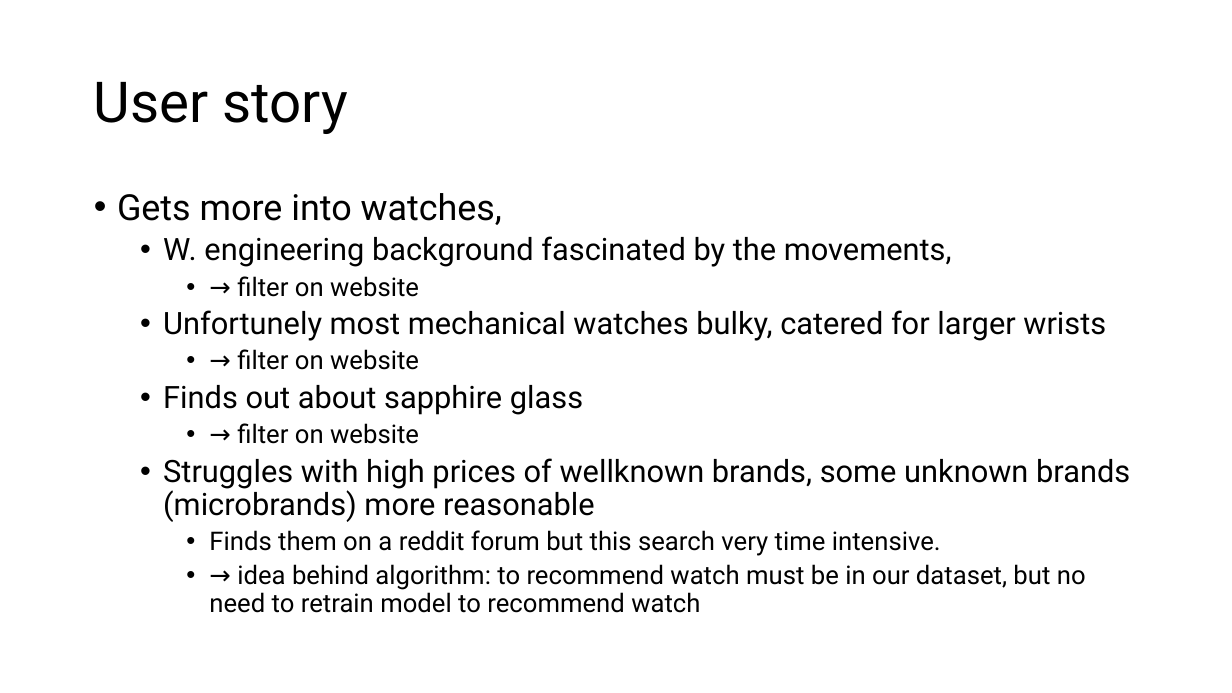
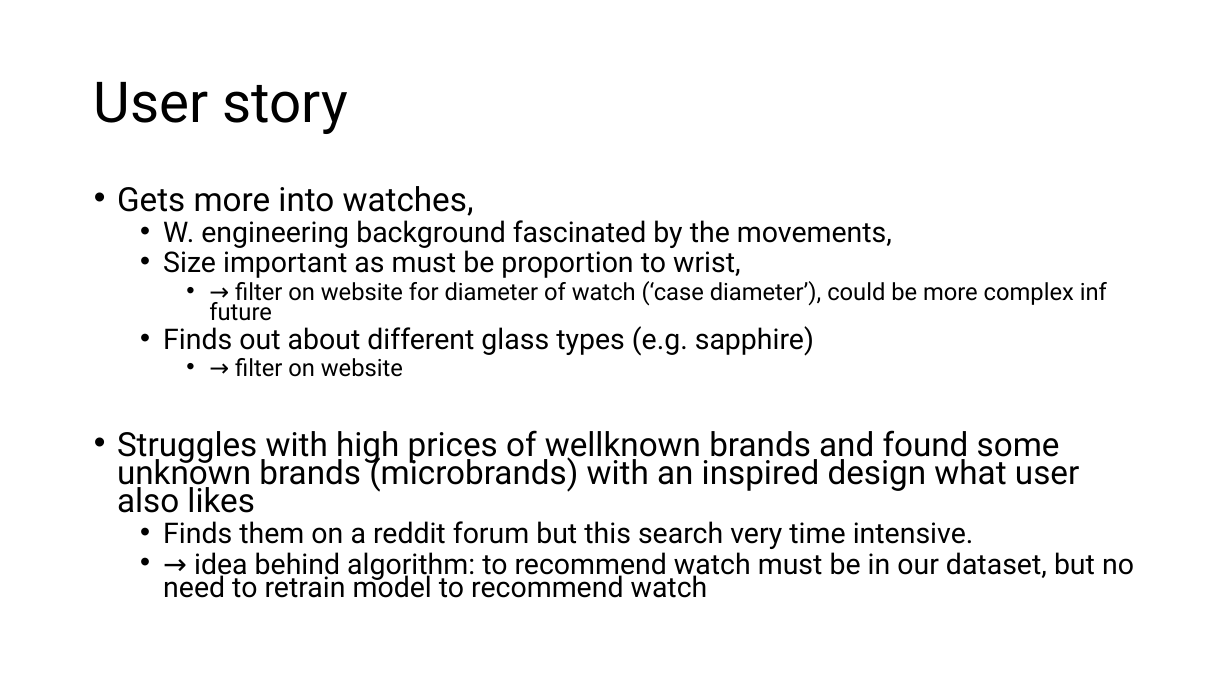
Before and after one commit to Luk-stud/Watch-recomender-DISPRO, a slide deck: slide 4 of Base_DISPRO Präsi.pptx (slide 3 before the commit). Drawn at 1232x693 pixels with LibreOffice and Linux fonts; fonts in the diff are those of the drawing. Boxes give left, top, right and bottom in pixels: in the first picture for what was removed or moved away, otherwise in the second. Text is boxed around its words. In the diff, an @@ line names an element or a change of style, - is before the commit and + after.

```diff
--- a/Base_DISPRO Präsi.pptx
+++ b/Base_DISPRO Präsi.pptx
@@ text at [117, 186, 1134, 598]: size 28 to 25.9 pt in "Gets more into watches,"; size 24 to 22.2 pt in "W. engineering background fascinated by the movements,"; size 20 to 18.5 pt in "→ filter on website"; size 20 to 22.2 pt in "Finds them on a reddit forum but ...", "→ idea behind algorithm: to recommend watch ..."; line spacing 0.9 to 0.7; list level 3 to 2 in "Finds them on a reddit ..."; list level 3 to 2 in "→ idea behind algorithm: to ..." @@
@@ text at [163, 246, 1107, 356]: paragraphs added @@
+  • Size important as must be proportion to wrist,
+    • → filter on website for diameter of watch (‘case diameter’), could be more complex inf future
+  • Finds out about different glass types (e.g. sapphire)
@@ text at [117, 430, 1079, 513]: text changed; size 24 to 25.9 pt @@
-  • Unfortunely most mechanical watches bulky, catered for larger wrists
-    • → filter on website
-  • Finds out about sapphire glass
-    • → filter on website
-  • Struggles with high prices of wellknown brands, some unknown brands (microbrands) more reasonable
+• Struggles with high prices of wellknown brands and found some unknown brands (microbrands) with an inspired design what user also likes
```
Also in this commit, not shown: 8 other slides changed, 6 slides added, 2 slides removed.
